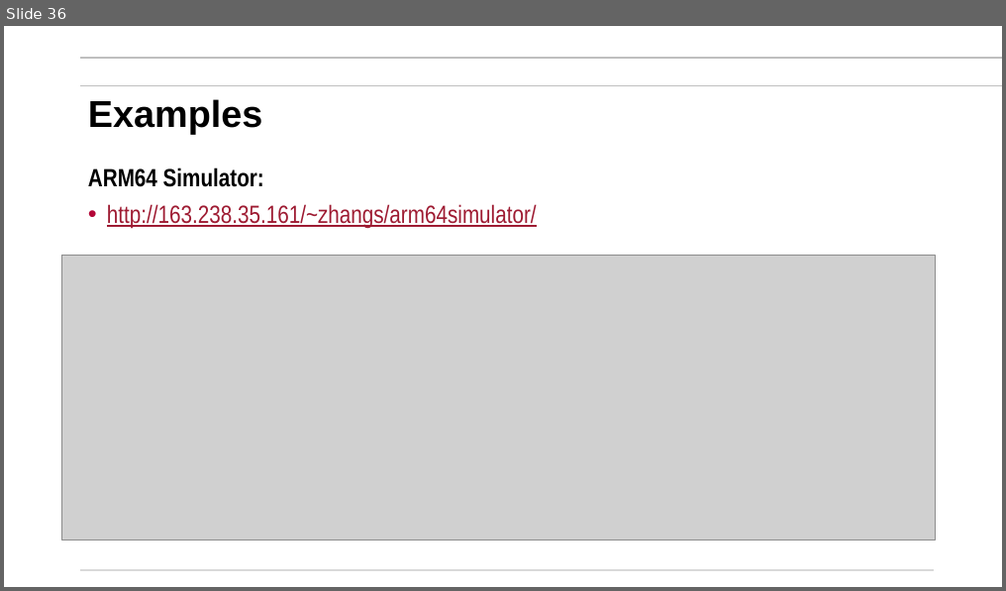
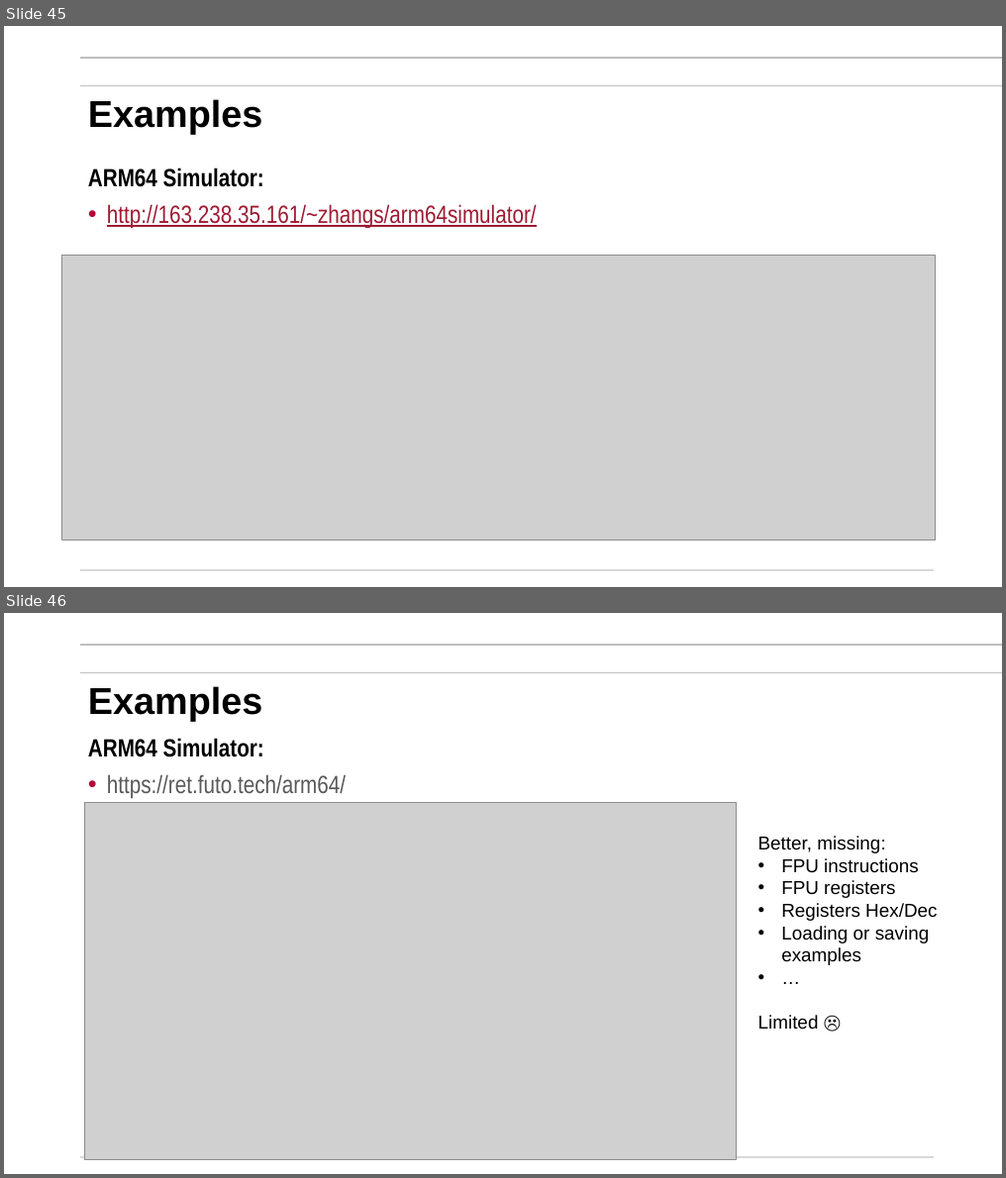
Before and after one commit to mikegrace2/CSEN20-Fall2026-Course-Website, a slide deck: Week10_64bitArmAndFinalPrep/ARM64Bit_V4.pptx. Shown one above the other, each under a label of ours: slide 36 before the commit, slides 45 and 46 after it. The pictures are 1006x591 and 1006x1178 pixels, drawn with LibreOffice and Linux fonts; fonts in the diff are those of the drawing; grey boxes stand for pictures; background and template pictures are left out. Boxes give left, top, right and bottom in pixels: in the first picture for what was removed or moved away, otherwise in the second. Text is boxed around its words. In the diff, an @@ line names an element or a change of style, - is before the commit and + after.

```diff
--- a/Week10_64bitArmAndFinalPrep/ARM64Bit_V4.pptx
+++ b/Week10_64bitArmAndFinalPrep/ARM64Bit_V4.pptx
@@ slide 46 added at [4,613,1002,1174], background #FFFFFF; not listed: 3 template elements that a slide beside it also shows @@
@@ title added at [88,686,262,721], 36 pt, text #000000, bold @@
+Examples
@@ text added at [88,738,346,798], 24 pt, text #595959 @@
+ARM64 Simulator:
+• https://ret.futo.tech/arm64/
@@ picture added at [84,803,737,1160] @@
@@ text added at [758,836,937,1030], 18 pt, text #000000 @@
+Better, missing:
+• FPU instructions
+• FPU registers
+• Registers Hex/Dec
+• Loading or saving
+  examples
+• …
+Limited ☹
@@ what was slide 36 is now slide 45 @@
```
Also in this commit, not shown: 10 slides changed, 11 other slides added, 1 slide removed.
